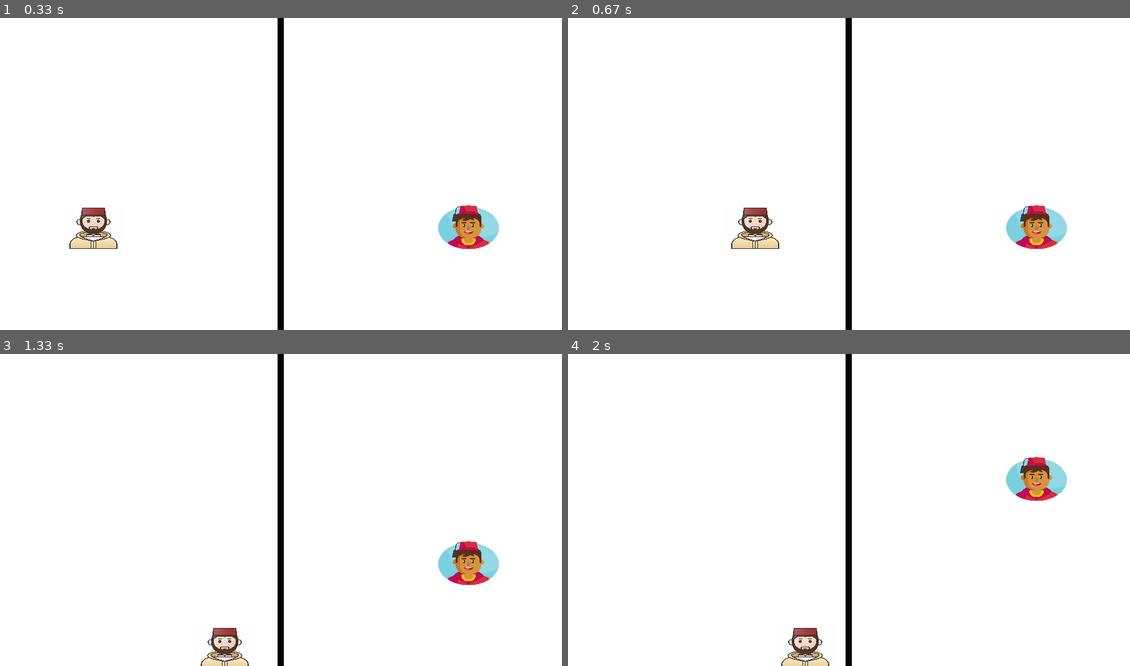
Above: before the commit, frames 1-4 (two rows, left to right).
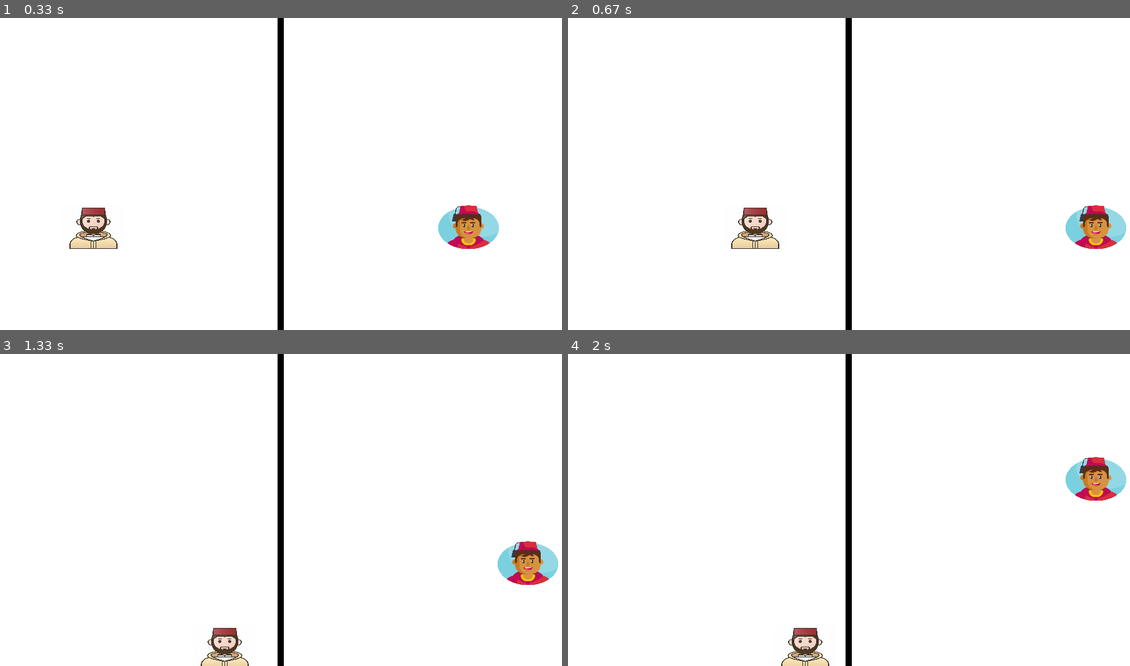
Above: after the commit, the same moments.

Repository: omarelalami/python-basics-project
Game: pygame game, started from Pygame/main.py
Same seed, same stepped clock (60 frames per second), same inputs: the game is played once before the commit and once after it.
Inputs:
- Up to frame 1 (0.33 s): no input
- Up to frame 2 (0.67 s): hold B from 0.33 s (still down); hold Right from 0.33 s (still down)
- Up to frame 3 (1.33 s): release B at 0.8 s; release Right at 0.8 s; hold Right 0.83-1.3 s; hold D 0.83-1.3 s
- Up to frame 4 (2 s): hold Up 1.33-1.63 s; hold Right from 1.67 s (still down); hold D from 1.67 s (still down); tap B at 1.82 s

Frame 1 is identical in both runs. In frame 2, 2.3% of the frame differs, in the area x 77-100%, y 60-74%; in frame 3, 2.3%; in frame 4, 2.3%.

Commit message:
begin to fight game

Diff:
--- a/Pygame/main.py
+++ b/Pygame/main.py
@@ -8,6 +8,7 @@
 BORDER=pygame.Rect(WIDTH/2 - 5,0,10,HEIGHT)
 SPACESHIP_WIDTH,SPACESHIP_HEIGHT=100,70
 FPS=90
+BULLET_VEL = 7
 YELLOW_SPACESHIP_IMAGE=pygame.image.load('moro.png')
 RED_SPACESHIP_IMAGE=pygame.image.load('moroo.png')
 YELLOW_SPACESHIP=pygame.transform.scale(YELLOW_SPACESHIP_IMAGE,(SPACESHIP_WIDTH,SPACESHIP_HEIGHT))
@@ -25,18 +26,19 @@
 
 def yellow_handle_movement(keys_pressed,yellow):
 
-    if keys_pressed[pygame.K_LEFT] and yellow.x - 5 > 0:
+    if keys_pressed[pygame.K_LEFT] and yellow.x - 5  > BORDER.x + BORDER.width:
         yellow.x-=5
-    if keys_pressed[pygame.K_RIGHT] and yellow.x + 5 + yellow.width < BORDER.x:
+    if keys_pressed[pygame.K_RIGHT] and yellow.x + 5 + yellow.width < WIDTH:
         yellow.x+=5
     if keys_pressed[pygame.K_UP] and yellow.y - 5 > 0:
         yellow.y-=5
     if keys_pressed[pygame.K_DOWN] and yellow.y - 5 < HEIGHT - 70:
         yellow.y+=5
+
 def red_handle_movement(keys_pressed,red):
     if keys_pressed[pygame.K_a] and red.x - 5 > 0:
         red.x-=5
-    if keys_pressed[pygame.K_b] and red.x - 5 < WIDTH - 100:
+    if keys_pressed[pygame.K_b] and red.x - 5 + red.width < BORDER.x:
         red.x+=5
     if keys_pressed[pygame.K_s] and red.y - 5 > 0:
         red.y-=5
@@ -50,6 +52,9 @@
 def main():
     red=pygame.Rect(100,300,SPACESHIP_WIDTH,SPACESHIP_HEIGHT)
     yellow=pygame.Rect(700,300,SPACESHIP_WIDTH,SPACESHIP_HEIGHT)
+
+    bullets=[]
+
     clock=pygame.time.Clock()
     run=True
     while run:
